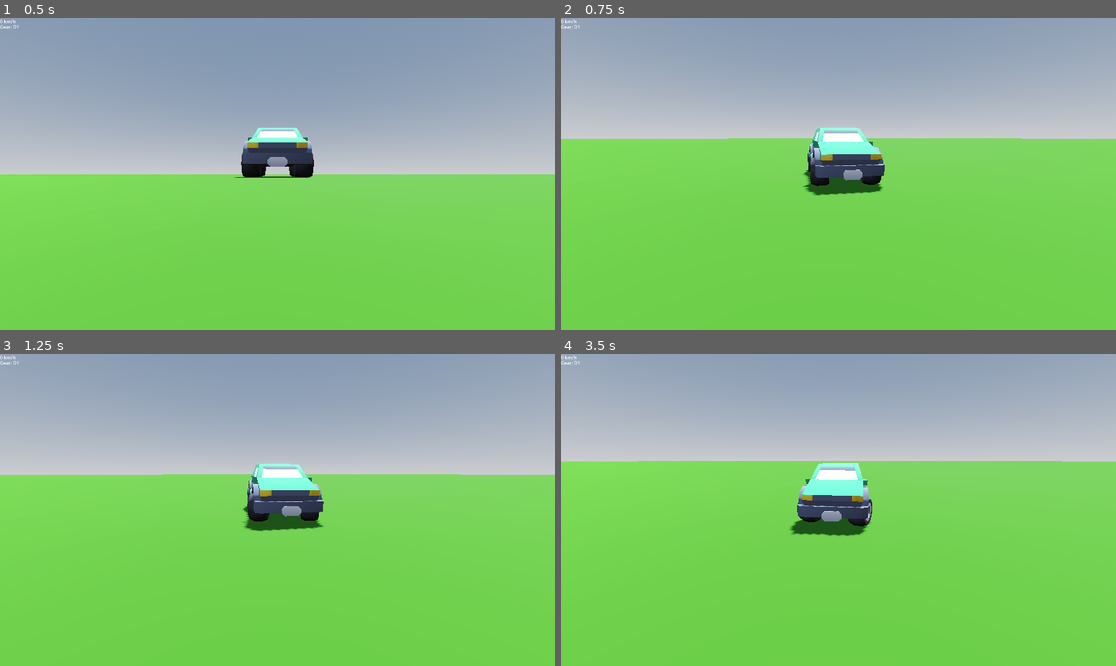
Above: before the commit, frames 1-4 (two rows, left to right).
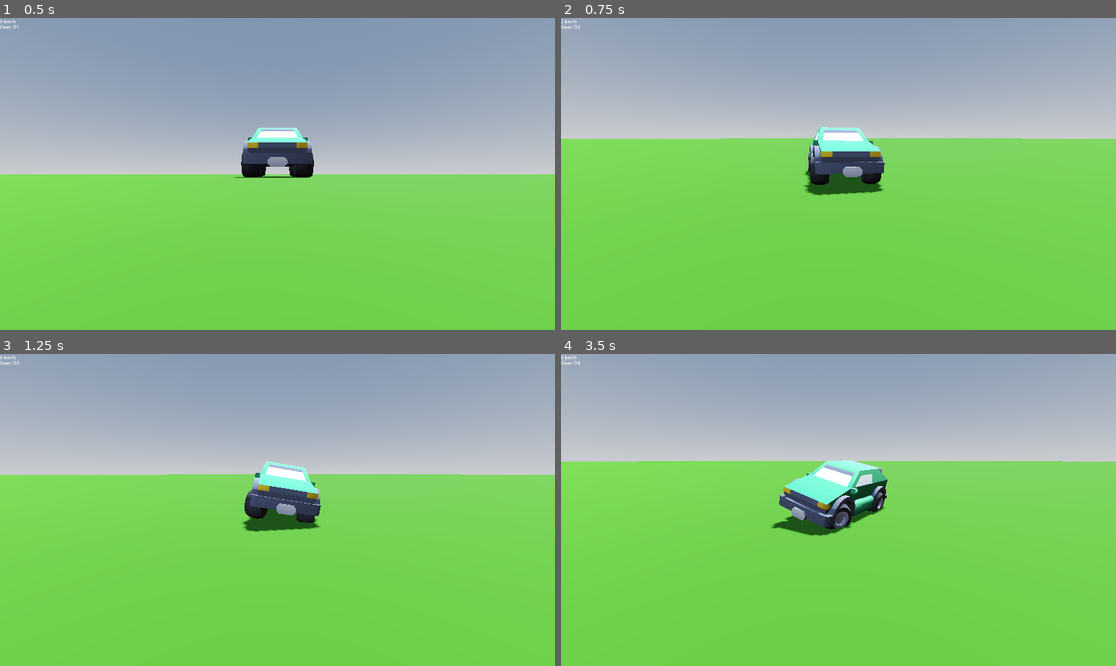
Above: after the commit, the same moments.

Repository: SaltyCookiez/DrivingSimEE
Game: Godot game, scene res://world.tscn
Two runs of this game, one before a commit and one after it. Both use one fixed random seed, a clock stepped at 60 frames per second and the inputs below.
Inputs (mouse positions are in pixels of both pictures, inside the frame that each line leads up to):
- Up to frame 1 (0.5 s): no input
- Up to frame 2 (0.75 s): tap Enter at 0.5 s; move the mouse to (866, 174) at 0.52 s; hold D (Right) from 0.53 s (still down); hold W (Gas) from 0.53 s (still down)
- Up to frame 3 (1.25 s): keep holding D (Right); keep holding W (Gas)
- Up to frame 4 (3.5 s): move the mouse to (810, 510) at 1.27 s; release D (Right) at 1.28 s; release W (Gas) at 1.28 s; hold S (Brake) 1.28-2.03 s; tap W (Gas) at 1.35, 2.85 s; move the mouse to (849, 503) at 2.02 s; hold W (Gas) 2.03-2.78 s; hold D (Right) from 2.03 s (still down); move the mouse to (832, 516) at 2.77 s

Frame 1 is identical in both runs. In frame 2, 0.6% of the frame differs, in the area x 0-59%, y 0-57%; in frame 3, 1.0%; in frame 4, 2.7%, in the area x 0-91%, y 0-59%.
Error before the commit: Invalid type in utility function "lerp()". Cannot convert argument 2 from float to int. (res://Car.gd:119)

Commit message:
Clean and fix car script to work better

Diff:
--- a/driving-sim-ee/Car.gd
+++ b/driving-sim-ee/Car.gd
@@ -8,15 +8,17 @@
 var current_gear = 1
 var max_gears = 6
 
-var upshift_rpm = 4200
-var downshift_rpm = 1700
+var upshift_rpm = 4000
+var downshift_rpm = 2000
+var shift_delay = 0.5
+var shift_timer = 0.0
 
 var idle_rpm = 800
-var max_rpm = 1700
+var max_rpm = 5000
 var current_rpm = idle_rpm
 
 var engine_torque = 0.0
-var base_torque = 350.0
+var base_torque = 500.0
 var engine_drag = 0.015
 
 # Driving Dynamics
@@ -95,38 +97,57 @@
 #
 
 func _calculate_engine_torque(rpm: float) -> float:
-	# Simulate torque
-	var mid_rpm = max_rpm * 0.5
-	var torque_factor = 1.0 - pow((rpm - mid_rpm) / mid_rpm, 2)
+	var mid_rpm = max_rpm * 0.55
+	var torque_factor = 1.0 - pow((rpm - mid_rpm) / (mid_rpm * 1.5), 2)
 	torque_factor = clamp(torque_factor, 0.0, 1.0)
-	return base_torque * torque_factor
+	var min_torque = 5.0
+	return base_torque * torque_factor + min_torque
 
 func _calculate_engine_force(torque: float) -> float:
-	# Calculate wheel torque
 	var gear_ratio = gear_ratios[current_gear - 1] if current_gear > 0 else 0
 	var total_ratio = gear_ratio * final_drive_ratio
 	var wheel_torque = torque * total_ratio
-	return wheel_torque / 100.0 # Scale factor
+	return wheel_torque / 5.0
 
 func _update_engine_rpm(wheel_rpm: float, delta: float):
+	var rpm_scale = 80.0
+
 	if gear_mode == "N":
-		current_rpm = lerp(current_gear, idle_rpm, delta * 3)
+		current_rpm = lerp(float(current_rpm), float(idle_rpm), delta * 3.0)
 	elif gear_mode == "R":
-		current_rpm = idle_rpm + (wheel_rpm * 0.1)
+		current_rpm = float(idle_rpm) + (wheel_rpm * rpm_scale * 0.1)
 	elif gear_mode == "D":
 		var gear_ratio = gear_ratios[current_gear - 1]
-		var target_rpm = wheel_rpm * gear_ratio * final_drive_ratio
-		current_rpm = clamp(lerp(current_rpm, target_rpm, delta * 5), idle_rpm, max_rpm)
+		var target_rpm: float = wheel_rpm * gear_ratio * final_drive_ratio * rpm_scale
+		current_rpm = clamp(
+			lerp(float(current_rpm), target_rpm, delta * 5.0),
+			float(idle_rpm),
+			float(max_rpm)
+		)
 	else:
-		current_rpm = idle_rpm
+		current_rpm = float(idle_rpm)
+
 
 func _handle_automatic_shifting():
+	if gear_mode != "D":
+		return
+
+	if shift_timer > 0:
+		shift_timer -= get_physics_process_delta_time()
+		return
+
 	if current_rpm > upshift_rpm and current_gear < max_gears:
 		current_gear += 1
+		current_rpm *= 0.6
+		shift_timer = shift_delay
 	elif current_rpm < downshift_rpm and current_gear > 1:
 		current_gear -= 1
+		current_rpm = clamp(current_rpm * 1.3, idle_rpm, max_rpm)
+		shift_timer = shift_delay
 
-func _apply_engine_drag(delta: float):
+
+
+func _apply_engine_drag(_delta: float):
 	# Applies a small deceleration when throttle is released
 	if acceleration_input == 0 and gear_mode == "D":
 		var drag = engine_drag * linear_velocity.length()
